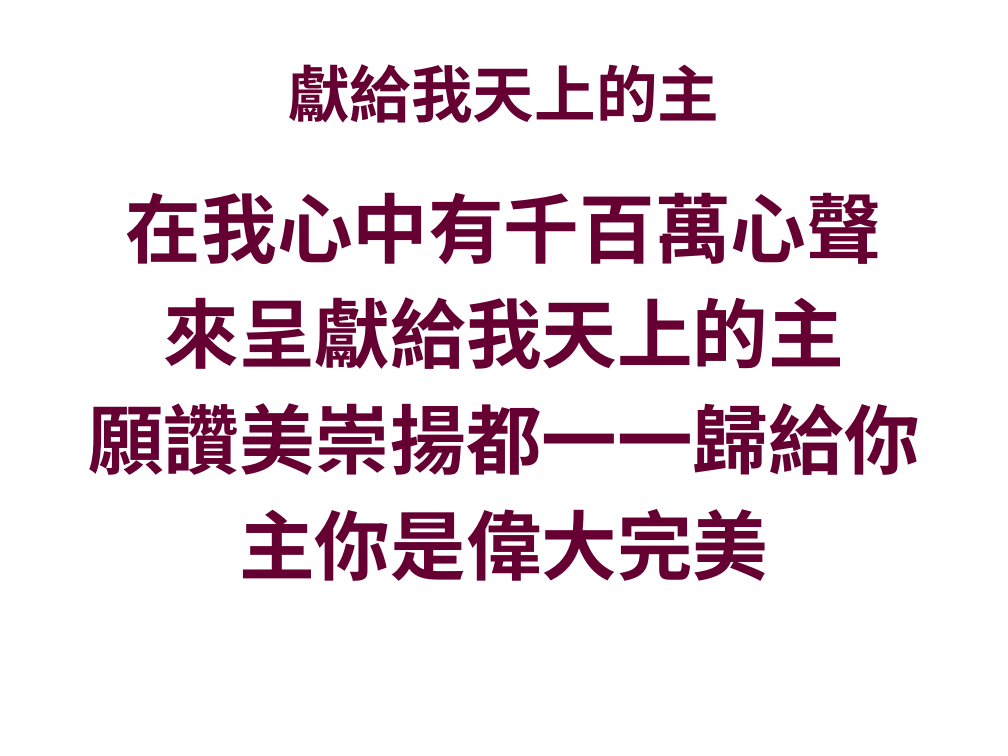
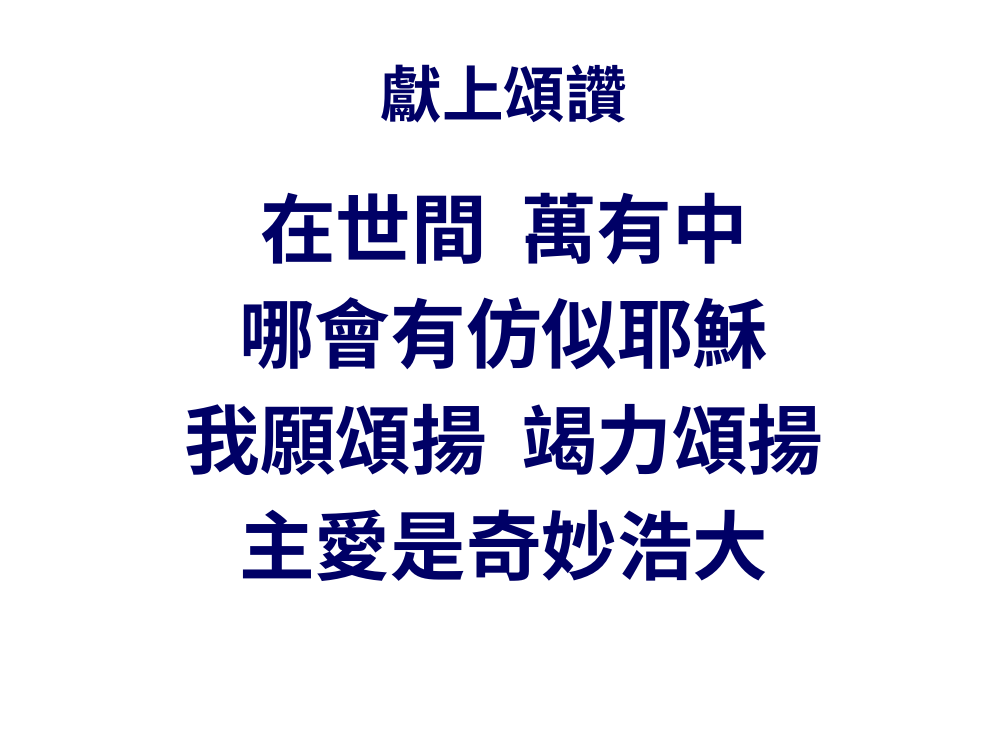
Before and after one commit to batisuoc/prayermeeting, a slide deck: slide 1 of 2019/1月/10-01-2019.pptx (slide 6 before the commit). Drawn at 1008x756 pixels with LibreOffice and Linux fonts; fonts in the diff are those of the drawing; background and template pictures are left out. Boxes give left, top, right and bottom in pixels: in the first picture for what was removed or moved away, otherwise in the second. Text is boxed around its words. In the diff, an @@ line names an element or a change of style, - is before the commit and + after.

```diff
--- a/2019/1月/10-01-2019.pptx
+++ b/2019/1月/10-01-2019.pptx
@@ title at box(381, 64, 627, 123): text changed; text colour #660033 to #000066 @@
-獻給我天上的主
+獻上頌讚
@@ text at box(184, 192, 823, 581): text changed; text colour #660033 to #000066 @@
-在我心中有千百萬心聲
-來呈獻給我天上的主
-願讚美崇揚都一一歸給你
-主你是偉大完美
+在世間 萬有中
+哪會有仿似耶穌
+我願頌揚 竭力頌揚
+主愛是奇妙浩大
```
Also in this commit, not shown: 3 slides added, 4 slides removed, 1 other file.
